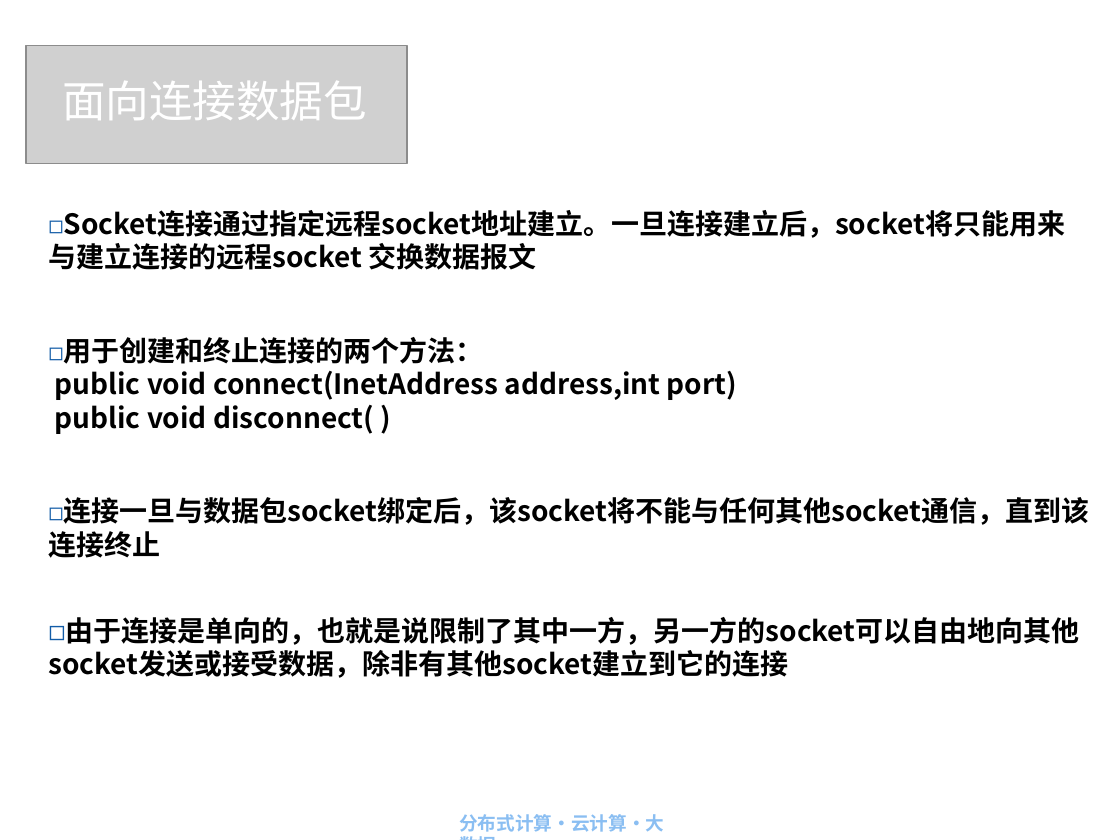
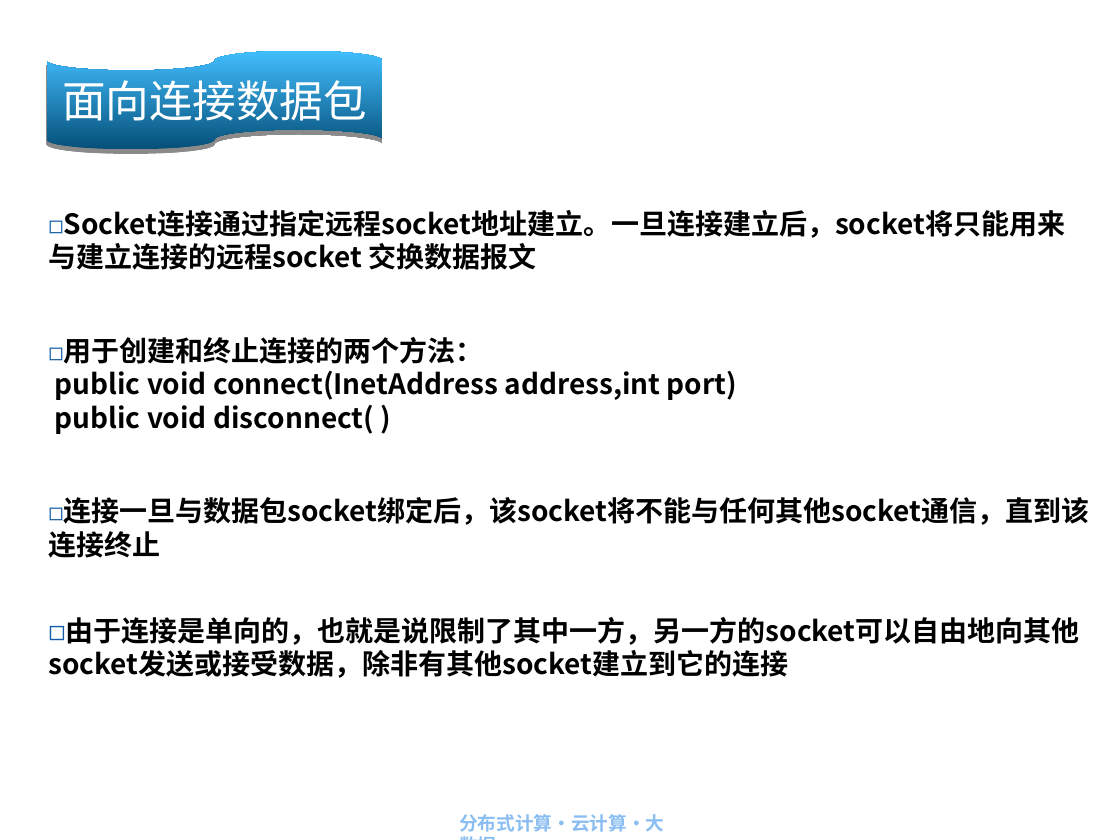
Before and after one commit to IACJ/java-DistributedComputing, a slide deck: slide 13 of ppt/第3章 Socket编程与客户服务器应用开发.ppt. Drawn at 1120x840 pixels with LibreOffice and Linux fonts; fonts in the diff are those of the drawing; grey boxes stand for pictures; background and template pictures are left out. Boxes give left, top, right and bottom in pixels: in the first picture for what was removed or moved away, otherwise in the second. Text is boxed around its words. In the diff, an @@ line names an element or a change of style, - is before the commit and + after.

```diff
--- a/ppt/第3章 Socket编程与客户服务器应用开发.ppt
+++ b/ppt/第3章 Socket编程与客户服务器应用开发.ppt
@@ picture removed at (x1=26, y1=46, x2=407, y2=164) @@
@@ flow chart punched tape "面向连接数据包" resized from (x1=62, y1=81, x2=367, y2=120) to (x1=47, y1=50, x2=383, y2=149) @@
@@ flow chart punched tape "面向连接数据包" at (x1=47, y1=50, x2=383, y2=149): fill none to gradient #055079 to #42BEFF; shadow on @@
```
Also in this commit, not shown: 35 other slides changed, 46 other files.
